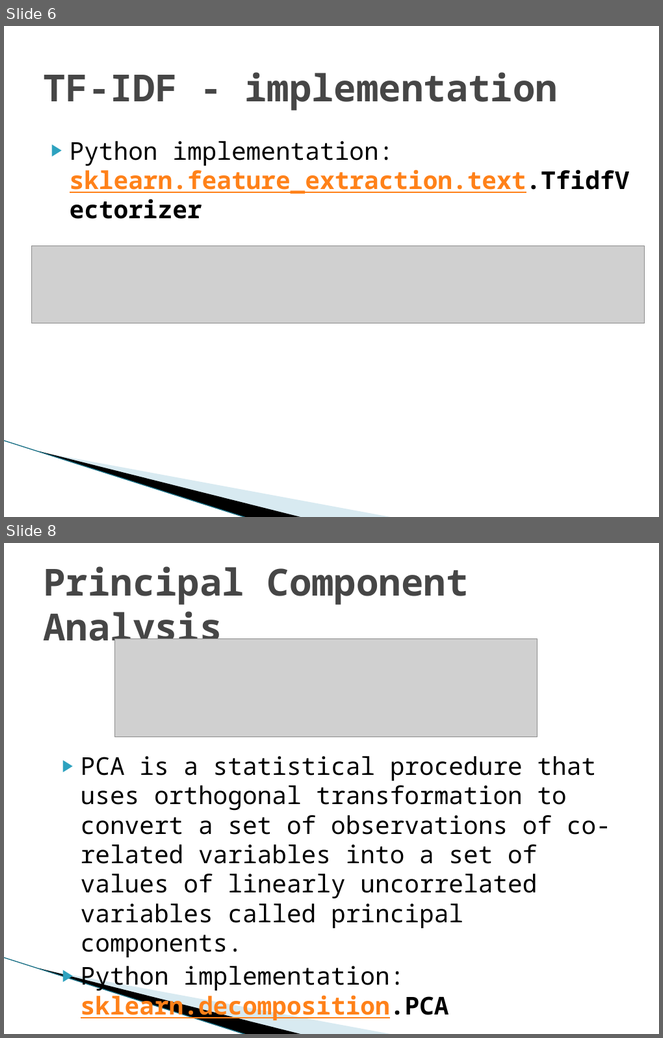
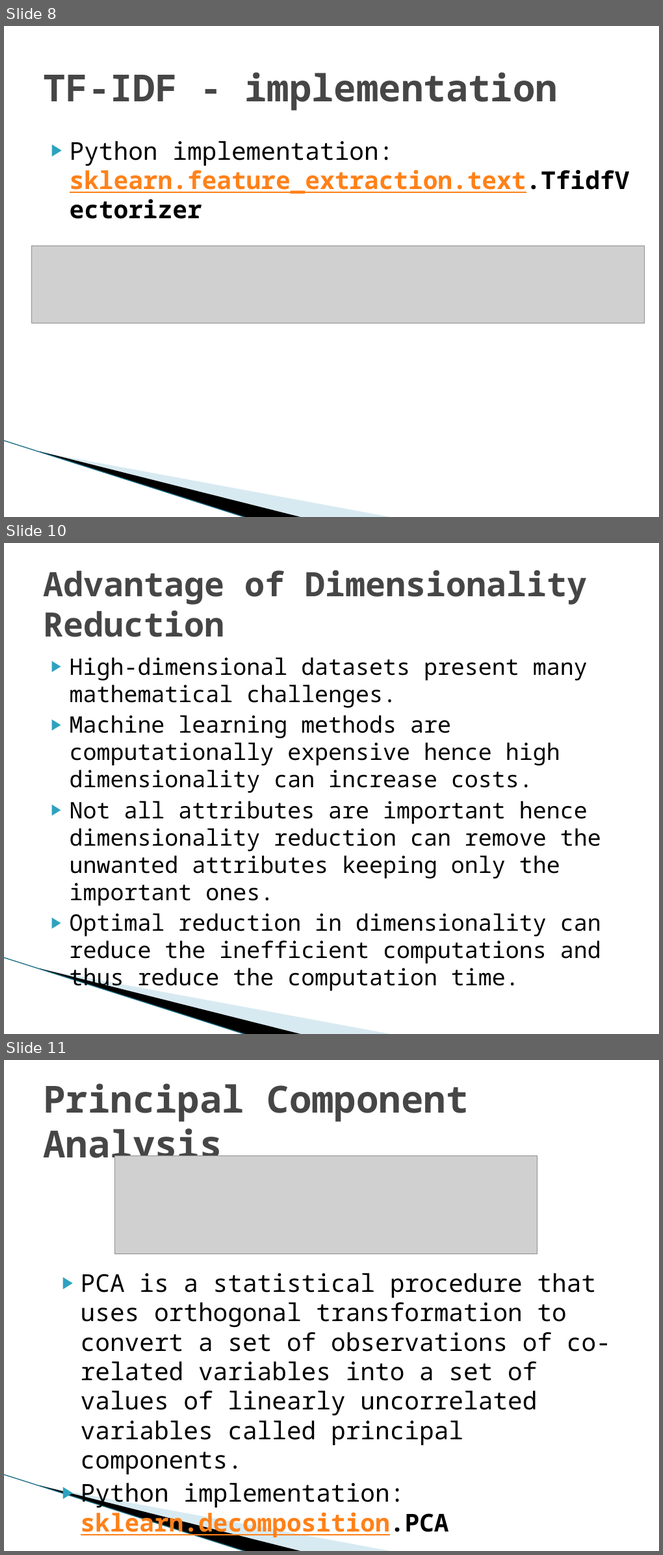
Before and after one commit to Ray784/mini_project, a slide deck: documentation/Project ppt.pptx. Shown one above the other, each under a label of ours: slides 6 and 8 before the commit, slides 8, 10 and 11 after it; the slides between them are not shown. The pictures are 663x1038 and 663x1555 pixels, drawn with LibreOffice and Linux fonts; fonts in the diff are those of the drawing; grey boxes stand for pictures; background and template pictures are left out. Boxes give left, top, right and bottom in pixels: in the first picture for what was removed or moved away, otherwise in the second. Text is boxed around its words. In the diff, an @@ line names an element or a change of style, - is before the commit and + after.

```diff
--- a/documentation/Project ppt.pptx
+++ b/documentation/Project ppt.pptx
@@ slide 10 added at [4, 543, 659, 1034], background #FFFFFF; not listed: 3 template elements that a slide beside it also shows @@
@@ title added at [43, 570, 587, 637], 36.9 pt, text #464646, bold @@
+Advantage of Dimensionality Reduction
@@ text added at [70, 657, 601, 986], 25 pt, text #000000 @@
+▶ High-dimensional datasets present many mathematical challenges.
+▶ Machine learning methods are computationally expensive hence high dimensionality can increase costs.
+▶ Not all attributes are important hence dimensionality reduction can remove the unwanted attributes keeping only the important ones.
+▶ Optimal reduction in dimensionality can reduce the inefficient computations and thus reduce the computation time.
@@ what was slide 6 is now slide 8 @@
@@ what was slide 8 is now slide 11 @@
```
Also in this commit, not shown: 2 slides changed, 2 other slides added.
